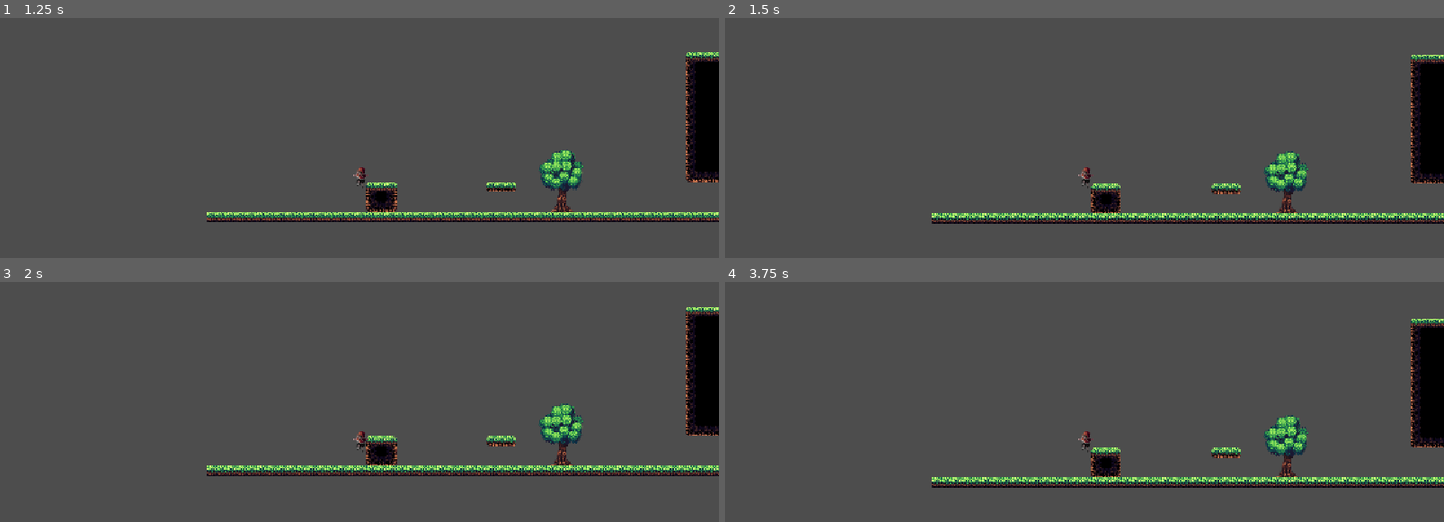
Above: before the commit, frames 1-4 (two rows, left to right).
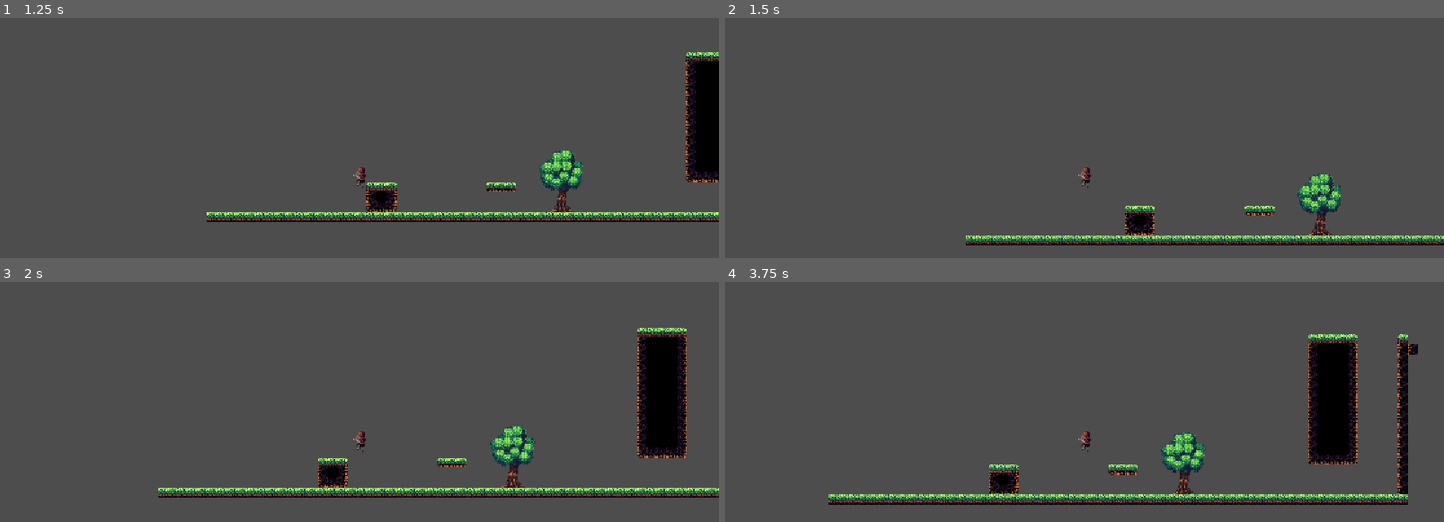
Above: after the commit, the same moments.

Repository: VMacuco/DCC148-Trabalho-2
Game: Godot game, scene res://Scenes/Maps/mapa_de_teste.tscn
Same seed, same stepped clock (60 frames per second), same inputs: the game is played once before the commit and once after it. The project has no main scene, so this scene is started directly.
Inputs:
- Up to frame 1 (1.25 s): tap Enter at 0.5 s; hold D (direita) from 0.53 s (still down); tap Shift (dash) at 0.6 s; tap Space (pulo) at 0.77, 0.8, 1.07 s
- Up to frame 2 (1.5 s): keep holding D (direita); tap Space (pulo) at 1.35 s
- Up to frame 3 (2 s): keep holding D (direita); tap Space (pulo) at 1.52, 1.82 s; tap Shift (dash) at 1.55 s
- Up to frame 4 (3.75 s): release D (direita) at 2.03 s; hold A (esquerda) 2.03-2.78 s; tap Shift (dash) at 2.1, 2.85 s; tap Space (pulo) at 2.3, 3.02, 3.32, 3.6 s; hold D (direita) from 2.78 s (still down)

Frame 1 is identical in both runs. In frame 2, 11% of the frame differs, in the area x 28-100%, y 15-95%; in frame 3, 15%; in frame 4, 17%, in the area x 14-100%, y 15-93%.

Commit message:
Wall jump e slide, coyote time

Diff:
--- a/dcc-148-trab-2/Scenes/Maps/mapa_de_teste.tscn
+++ b/dcc-148-trab-2/Scenes/Maps/mapa_de_teste.tscn
@@ -211,5 +211,5 @@
 tile_map_data = PackedByteArray("AAAAAAQAAAACAAEAAAABAAQAAAACAAEAAAACAAQAAAACAAEAAAADAAQAAAACAAEAAAAEAAQAAAACAAEAAAAFAA …(2784 unchanged characters)…
 tile_set = SubResource("TileSet_h0jfm")
 
-[node name="CharacterBody2D" parent="." unique_id=852017234 instance=ExtResource("2_vvp40")]
+[node name="CharacterBody2D" parent="." unique_id=852017234 groups=["Player"] instance=ExtResource("2_vvp40")]
 position = Vector2(53, 42)
--- a/dcc-148-trab-2/Scenes/Player/player.gd
+++ b/dcc-148-trab-2/Scenes/Player/player.gd
@@ -1,24 +1,30 @@
+class_name Player
 extends CharacterBody2D
-
 
 @export var SPEED := 300.0
 @export var JUMP_VELOCITY := -400.0
 @export var DASH_SPEED := 500.0
 @export var DASH_TIME := 0.2
-@export var DASH_COOLDOWN := 0.3
-@export var WALL_FRICTION := 1500.0
+@export var WALL_FRICTION := 600.0
 @export var WALL_SPEED := 100.0
 @export var WALL_STICK_TIME := 0.25
-@export var WALL_JUMP_PUSH:= 350.0
+@export var WALL_JUMP_PUSH := 400.0
+@export var WALL_JUMP_LOCK_TIME := 0.2
+@export var COYOTE_TIME := 0.1
+@export var WALL_COYOTE_TIME := 0.12
 
-var is_jumping:= false
-var is_dashing:= false
-var dash_blocked:= false
-var is_wall_sliding:=false
-var wall_stick_timer:=0.0
-var dash_delay:=0.0
-var facing:= 1.0
-var dash_dir
+var is_jumping := false
+var is_dashing := false
+var dash_blocked := false
+var is_wall_sliding := false
+var wall_stick_timer := 0.0
+var facing := 1.0
+var wall_jump_lock := 0.0
+var dash_dir := 1.0
+var coyote_timer := 0.0
+var wall_coyote_timer := 0.0
+var last_wall_normal_x := 0.0
+
 @onready var ColisionBox := $Colision
 @onready var Colision_dash := $Colison_dash
 
@@ -27,18 +33,18 @@
 	Colision_dash.disabled = true
 
 func _physics_process(delta: float) -> void:
-	var direction = Input.get_axis("esquerda","direita")
+	var direction := Input.get_axis("esquerda", "direita")
 	if direction:
 		facing = sign(direction)
 
-	#dash
+	# Dash
 	if is_dashing:
 		velocity.x = dash_dir * DASH_SPEED
 		velocity.y = 0.0
 		move_and_slide()
 		return
 
-	#Gravidade
+	# Gravidade
 	if not is_on_floor():
 		velocity += get_gravity() * delta
 		is_jumping = true
@@ -46,53 +52,87 @@
 		is_jumping = false
 		dash_blocked = false
 
-	#pulo
-	if Input.is_action_just_pressed("pulo") and is_on_floor():
-		velocity.y = JUMP_VELOCITY
+	# Timers de coyote
+	if is_on_floor():
+		coyote_timer = COYOTE_TIME
+	else:
+		coyote_timer -= delta
+
+	if is_on_wall_only():
+		wall_coyote_timer = WALL_COYOTE_TIME
+		last_wall_normal_x = get_wall_normal().x
+	else:
+		wall_coyote_timer -= delta
+
+	# Pulo
+	if Input.is_action_just_pressed("pulo"):
+		if coyote_timer > 0.0:
+			velocity.y = JUMP_VELOCITY
+			coyote_timer = 0.0
+		elif wall_coyote_timer > 0.0:
+			wall_jump()
 
 	if Input.is_action_just_released("pulo") and is_jumping and velocity.y < 0:
 		velocity.y *= 0.5
 
-	#movimento
-	if direction:
+	# Movimento lateral (bloqueado após wall jump)
+	if wall_jump_lock > 0.0:
+		wall_jump_lock -= delta
+	elif direction:
 		velocity.x = direction * SPEED
 	else:
 		velocity.x = move_toward(velocity.x, 0, SPEED)
 
-	#wall_slide
-	handle_wall_slide(direction,delta)
+	# Wall slide
+	handle_wall_slide(direction, delta)
 
-	#acionar dash
+	# Dash
 	if Input.is_action_just_pressed("dash") and not dash_blocked:
-		is_dashing = true
-		is_wall_sliding = false
 		start_dash()
 
 	move_and_slide()
 
-func start_dash()->void:
+
+func start_dash() -> void:
 	is_dashing = true
+	is_wall_sliding = false
 	dash_blocked = true
 	dash_dir = facing
-
+	wall_jump_lock = 0.0
+	ColisionBox.set_deferred("disabled", true)
+	Colision_dash.set_deferred("disabled", false)
 
 	await get_tree().create_timer(DASH_TIME).timeout
 
 	is_dashing = false
 	ColisionBox.set_deferred("disabled", false)
 	Colision_dash.set_deferred("disabled", true)
-	velocity.x = 0
+	velocity.x = 0.0
 
-func handle_wall_slide(direction:float, delta:float)->void:
-	var wall_pressing := false
-	if is_on_wall():
-		wall_pressing = direction != 0 and sign(direction) == -sign(get_wall_normal().x)
-	is_wall_sliding = not is_on_floor() and is_on_wall() and velocity.y >= 0 and wall_pressing
+
+func handle_wall_slide(direction: float, delta: float) -> void:
+	var pressing_wall: bool = is_on_wall() and direction != 0.0 \
+		and signf(direction) == -signf(get_wall_normal().x)
+
+	is_wall_sliding = pressing_wall and not is_on_floor() \
+		and velocity.y >= 0.0 and wall_jump_lock <= 0.0
+
 	if not is_wall_sliding:
 		wall_stick_timer = WALL_STICK_TIME
 		return
-	if wall_stick_timer > 0:
+
+	if wall_stick_timer > 0.0:
 		wall_stick_timer -= delta
 		velocity.y = 0.0
 	else:
 		velocity.y = move_toward(velocity.y, WALL_SPEED, WALL_FRICTION * delta)
+
+
+func wall_jump() -> void:
+	velocity.y = JUMP_VELOCITY
+	velocity.x = last_wall_normal_x * WALL_JUMP_PUSH  # normal aponta para longe da parede
+	wall_jump_lock = WALL_JUMP_LOCK_TIME
+	wall_coyote_timer = 0.0
+	coyote_timer = 0.0
+	is_wall_sliding = false
+	wall_stick_timer = WALL_STICK_TIME
--- a/dcc-148-trab-2/project.godot
+++ b/dcc-148-trab-2/project.godot
@@ -18,6 +18,10 @@
 
 window/stretch/mode="canvas_items"
 window/stretch/aspect="expand"
+
+[global_group]
+
+Player="Personagem Jogador"
 
 [input]
 
